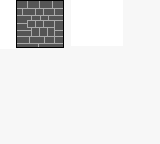
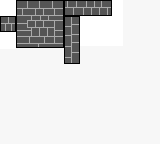
Layered file, before and after one edit (160x144). Changes by layer:
painted on "LevelTileset.png" over [0, 0, 112, 64]
